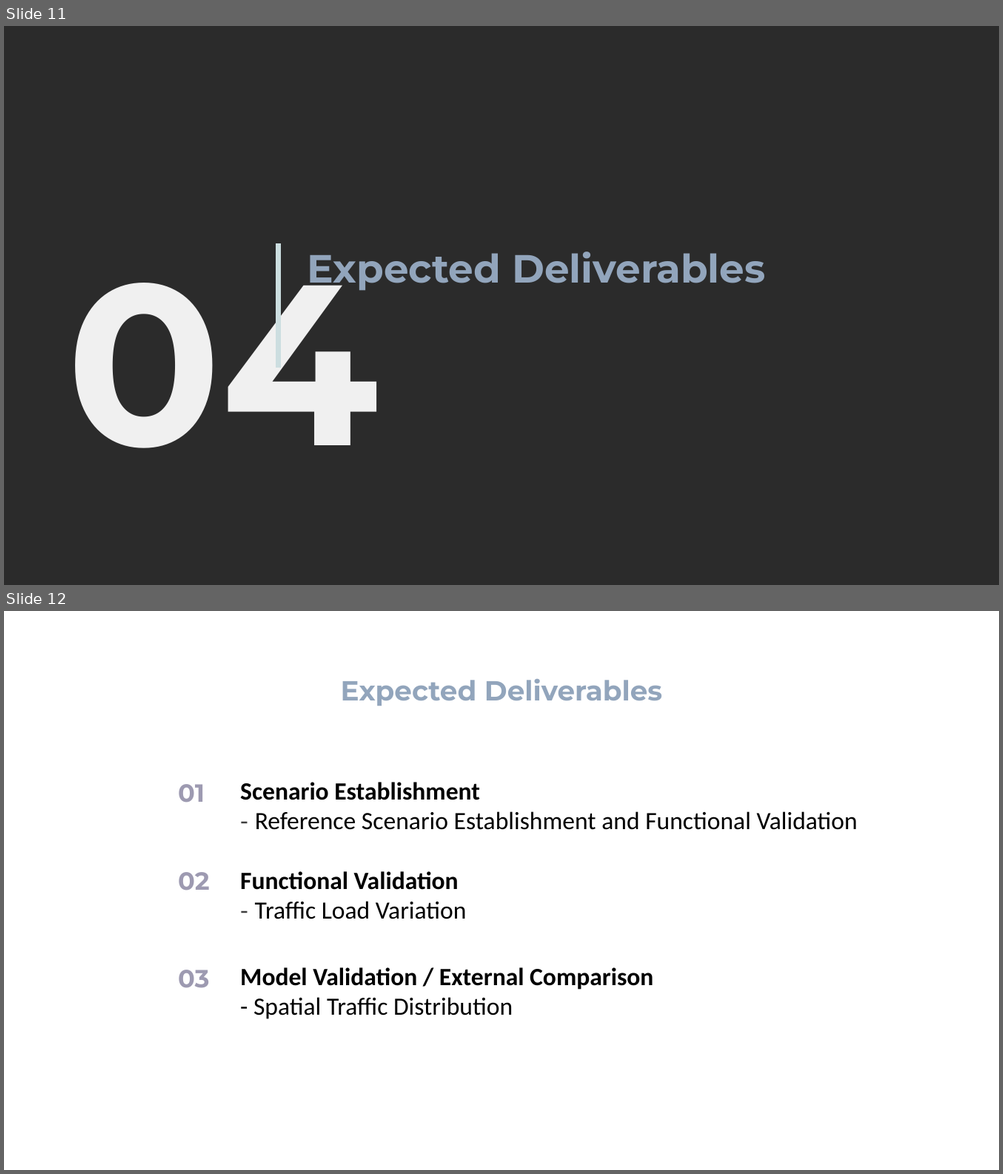
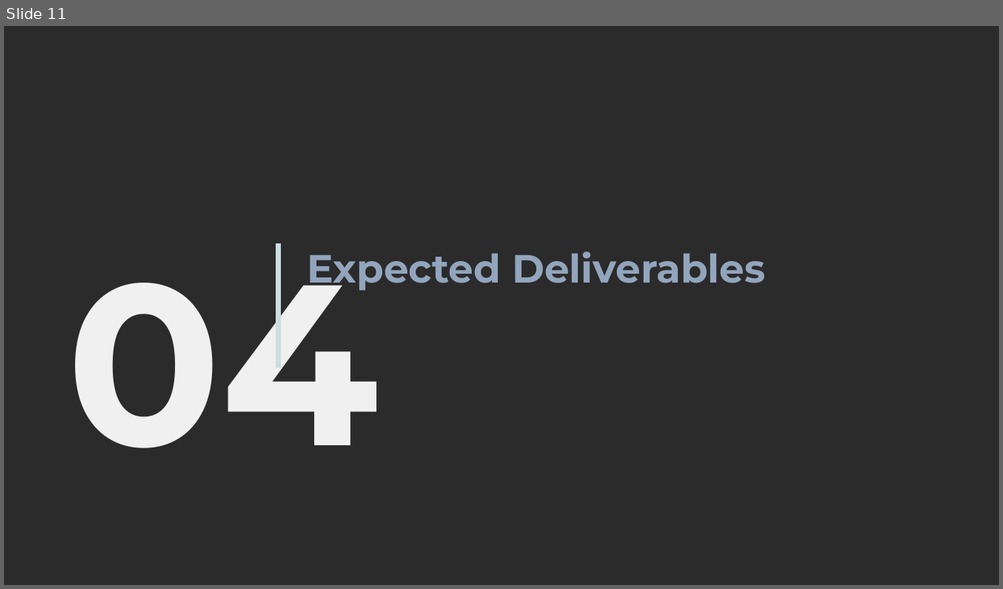
Before and after one commit to yuru1231/MWN-2026-M11502215-Lucy, a slide deck: A1-background/slides/MWN.pptx. Shown one above the other, each under a label of ours: slides 11 and 12 before the commit, slide 11 after it. The pictures are 1003x1174 and 1003x589 pixels, drawn with LibreOffice and Linux fonts; fonts in the diff are those of the drawing; background and template pictures are left out; a plain dark background stands for a picture behind light text. Boxes give left, top, right and bottom in pixels: in the first picture for what was removed or moved away, otherwise in the second. Text is boxed around its words. In the diff, an @@ line names an element or a change of style, - is before the commit and + after.

```diff
--- a/A1-background/slides/MWN.pptx
+++ b/A1-background/slides/MWN.pptx
@@ slide 12 removed at <box>4,611,999,1170</box>, background #FFFFFF @@
@@ text removed at <box>341,679,662,706</box> @@
-Expected Deliverables
@@ text removed at <box>178,784,205,802</box> @@
-01
@@ text removed at <box>240,782,857,830</box> @@
-Scenario Establishment
-- Reference Scenario Establishment and Functional Validation
@@ text removed at <box>178,872,210,890</box> @@
-02
@@ text removed at <box>240,871,466,920</box> @@
-Functional Validation
-- Traffic Load Variation
@@ text removed at <box>178,970,209,988</box> @@
-03
@@ text removed at <box>240,968,653,1019</box> @@
-Model Validation / External Comparison
-- Spatial Traffic Distribution
```
Also in this commit, not shown: 4 slides changed, 5 slides added, 3 other slides removed, 4 other files.
